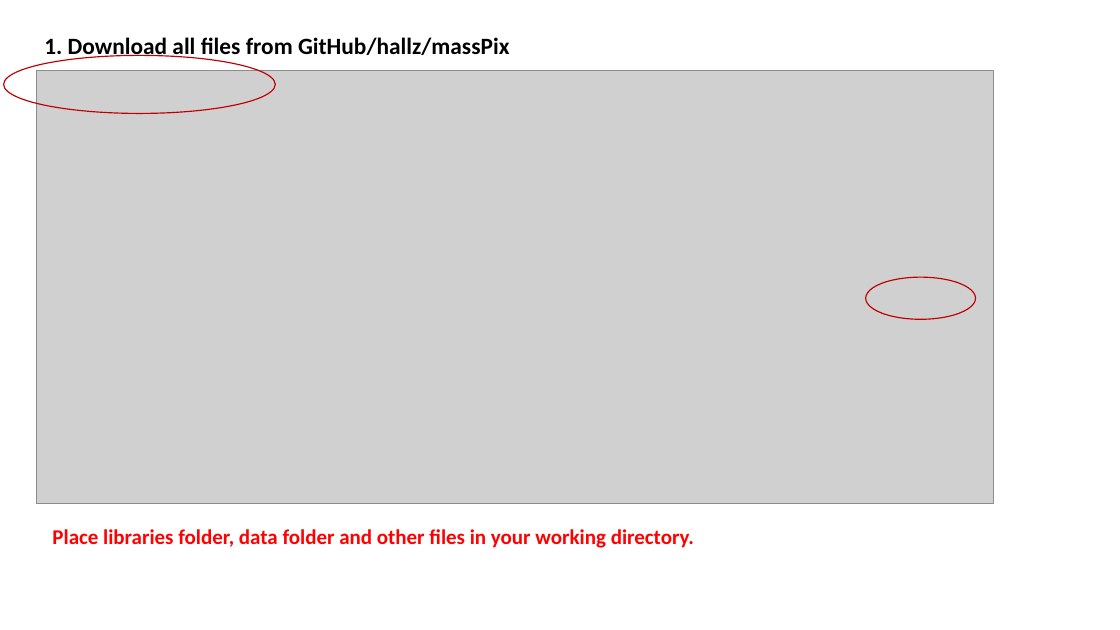
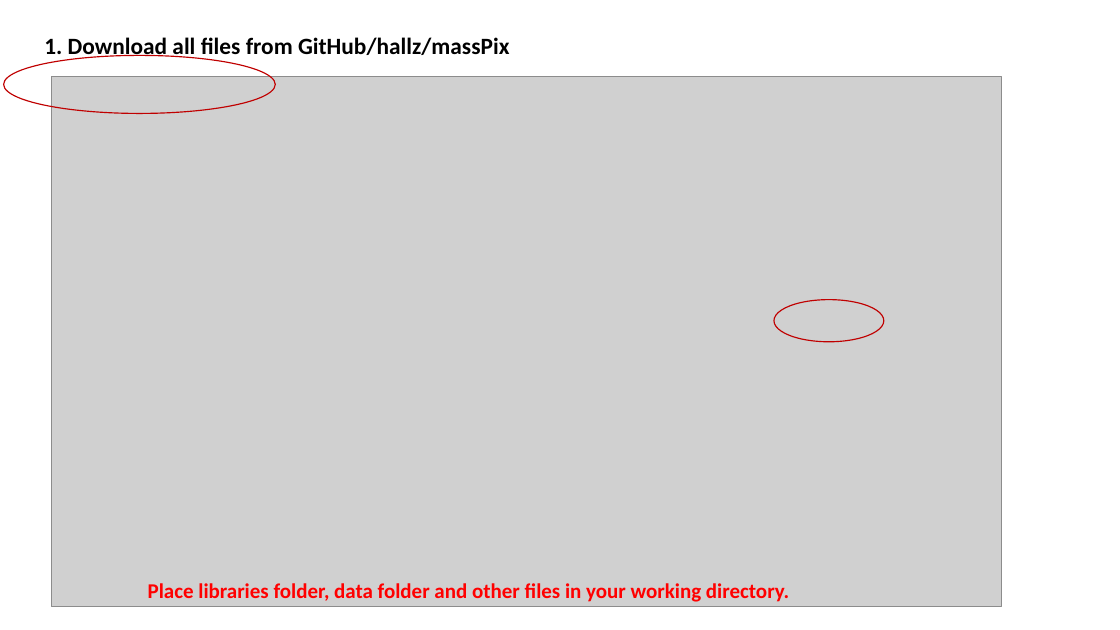
Before and after one commit to hallz/massPix, a slide deck: slide 2 of massPix_quickstart.pptx. Drawn at 1120x630 pixels with LibreOffice and Linux fonts; fonts in the diff are those of the drawing; grey boxes stand for pictures. Boxes give left, top, right and bottom in pixels: in the first picture for what was removed or moved away, otherwise in the second. Text is boxed around its words. In the diff, an @@ line names an element or a change of style, - is before the commit and + after.

```diff
--- a/massPix_quickstart.pptx
+++ b/massPix_quickstart.pptx
@@ picture: place and size @@
-picture at (36,71,994,504)
+picture at (51,76,1002,607)
@@ ellipse: place and size @@
-ellipse at (866,277,976,319)
+ellipse at (774,300,884,342)
@@ text "Place libraries folder, data folder ...": place and size @@
-text "Place libraries folder, data folder ..." at (52,529,694,548)
+text "Place libraries folder, data folder ..." at (148,583,789,602)
```
Also in this commit, not shown: 5 other slides changed.
